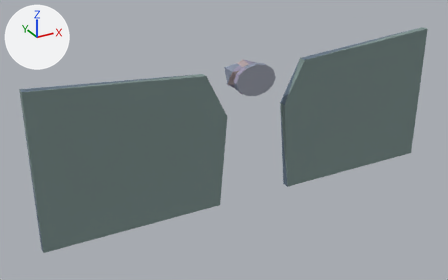
One commit to the glTF model public/models/environment-foreground.glb: the scene before it, then after it.
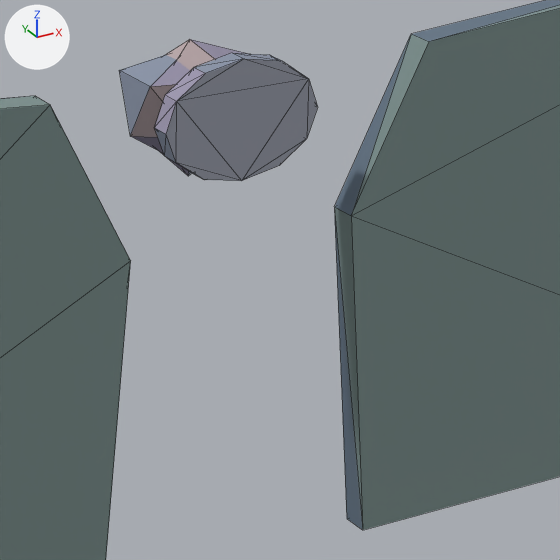
Each version appears first whole from a 50 mm lens placed at (-22.13, -37.43, 13.87), pointed at (-1.69, -0.27, -4.71), and next in a close-up on the part from 43% to 76% of the width and 18% to 69% of the height. The lights are fixed; the arrows at upper left show +X, +Y and +Z. The last two pictures show the newer version. The close-ups show mesh edges as thin lines. Where no turn or scale is listed for an object, it has been applied to the vertices. Vertices at exactly the same position are counted once.

Objects in the first close-up: 'MeditationPlatform', 'RockSourceFrameLeft', 'RockSourceFrameRight', 'ShoreLeft', 'ShoreRight'.
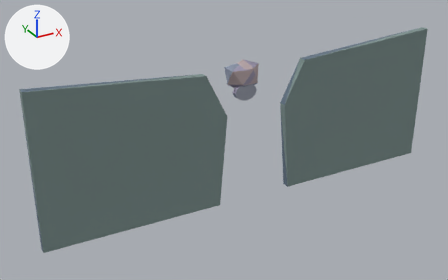
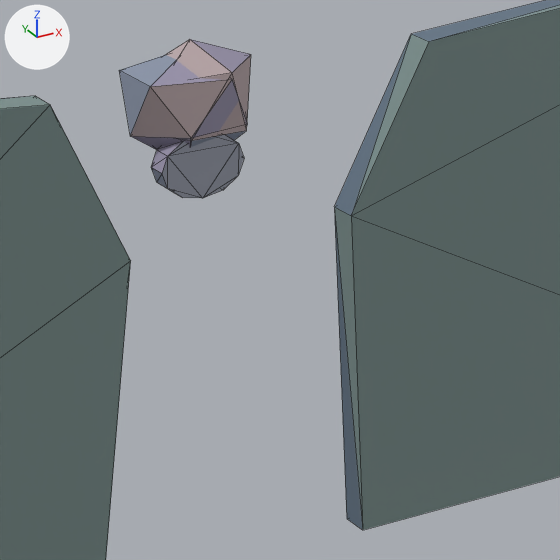
Where the change shows, as pixel boxes (x1, y1, x2, y2) in the close-ups (560 x 560 px):
'MeditationPlatform', moved, rescaled
    before: (155, 53, 318, 181)
    after: (151, 134, 244, 198)
'RockSourceFrameRight', unchanged, uncovered by the edit
    before: (159, 39, 247, 176)
    after: (166, 39, 251, 147)

The edits, one by one:
me_meditationplatformgeometry is used by ob_meditationplatform; location (0.0, -1.73, 0.15).
me_meditationplatformgeometry had 24 vertices, 44 faces and spanned x -1.62..1.62, y -0.21..0.21, z -1.17..1.17.
me_meditationplatformgeometry now has 24 vertices, 44 faces and spans x -0.9..0.9, y -0.21..0.21, z -0.65..0.65.
me_meditationplatformgeometry part 1: the whole mesh is scaled about its middle by (0.556, 1, 0.556).
Object 'MeditationPlatform' (ob_meditationplatform) moves from (0.0, -1.73, 0.15) to (0.0, -0.35, -1.15).
